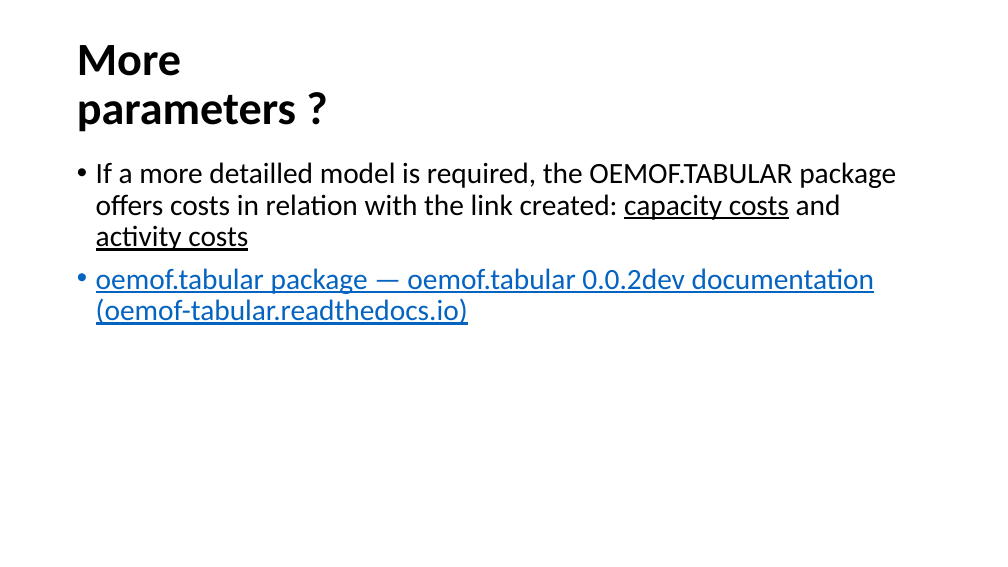
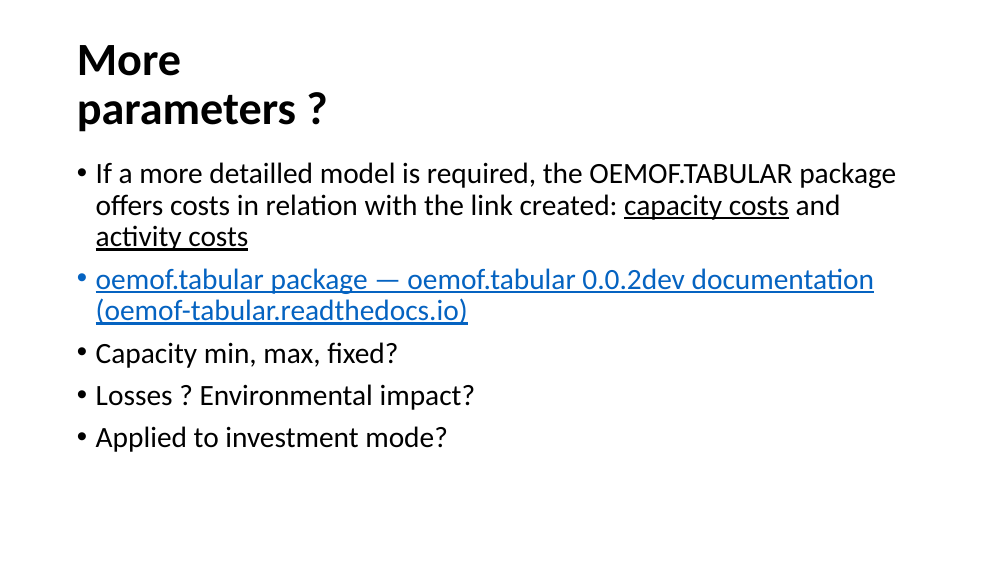
Before and after one commit to SPF-OST/optihood, a slide deck: slide 6 of docs/Grouped optimization.pptx. Drawn at 1008x567 pixels with LibreOffice and Linux fonts; fonts in the diff are those of the drawing. Boxes give left, top, right and bottom in pixels: in the first picture for what was removed or moved away, otherwise in the second. Text is boxed around its words. In the diff, an @@ line names an element or a change of style, - is before the commit and + after.

```diff
--- a/docs/Grouped optimization.pptx
+++ b/docs/Grouped optimization.pptx
@@ text at [96, 342, 476, 452]: paragraphs added @@
+• Capacity min, max, fixed?
+• Losses ? Environmental impact?
+• Applied to investment mode?
```
Also in this commit, not shown: 1 other file.
